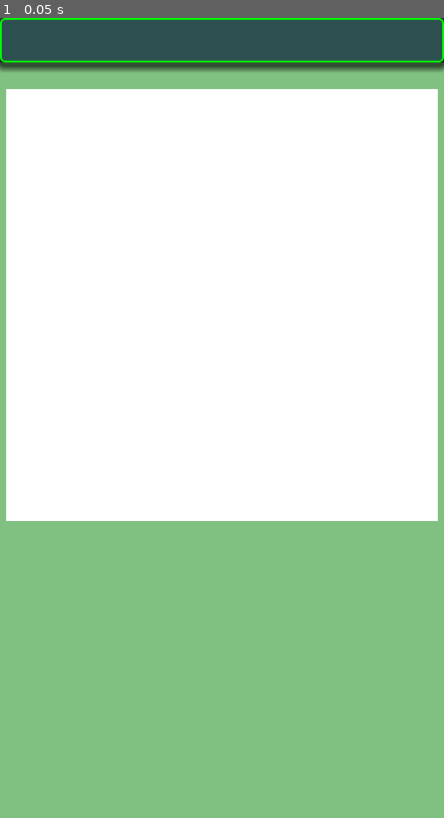
Above: before the commit, frame 1.
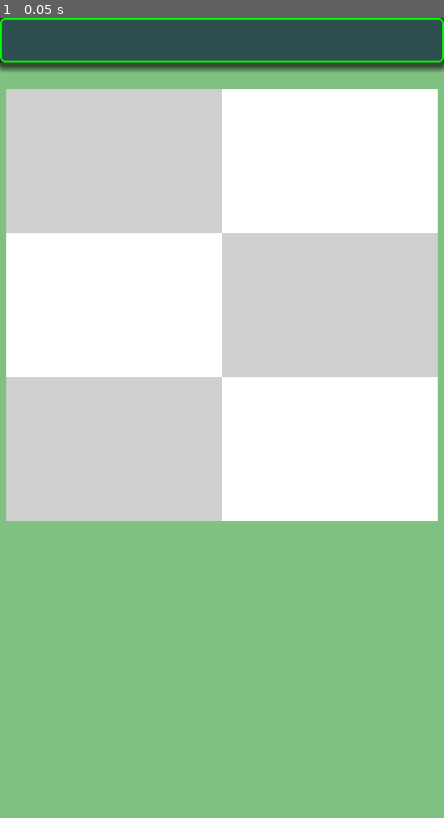
Above: after the commit, the same moment.

Repository: vivisuke/GD4KillerSudoku6
Game: Godot game, scene res://main_scene.tscn
Two runs of this game, one before a commit and one after it. Both use one fixed random seed, a clock stepped at 60 frames per second and the inputs below.
Inputs:
- Up to frame 1 (0.05 s): no input

The runs differ from the first frame. In frame 1, 26% of the frame differs, in the area x 1-99%, y 8-63%.

Commit message:
0005 ◎ C 04/03 04/03 0.001│ToDo│盤面背景描画

Diff:
--- a/GD4KillerSudoku6/main_scene.tscn
+++ b/GD4KillerSudoku6/main_scene.tscn
@@ -1,6 +1,7 @@
-[gd_scene load_steps=2 format=3 uid="uid://df63unibnxvr5"]
+[gd_scene load_steps=3 format=3 uid="uid://df63unibnxvr5"]
 
 [ext_resource type="Script" path="res://scripts/TitleBar.gd" id="1_ltfgv"]
+[ext_resource type="Script" path="res://scripts/Board.gd" id="2_n82ed"]
 
 [node name="MainScene" type="Node2D"]
 
@@ -20,3 +21,4 @@
 offset_top = 80.0
 offset_right = 493.0
 offset_bottom = 566.0
+script = ExtResource("2_n82ed")
--- /dev/null
+++ b/GD4KillerSudoku6/scripts/Board.gd
@@ -0,0 +1,38 @@
+extends ColorRect
+
+const N_VERT = 6
+const N_HORZ = 6
+const N_CELLS = N_HORZ * N_VERT
+const CELL_WIDTH = 81
+const CELL_WIDTH3 = CELL_WIDTH/3
+const CELL_WIDTH4 = CELL_WIDTH/4
+
+const BOARD_WIDTH = CELL_WIDTH * N_HORZ
+const BOX_WIDTH = CELL_WIDTH * N_HORZ / 2
+const BOX_HEIGHT = CELL_WIDTH * N_VERT / 3
+
+const COL = Color("#d0d0d0")
+const MEMO_COL = Color("#ffff00")		# 黄色
+
+var memo_labels = []		# メモ（候補数字）用ラベル配列（２次元）
+var cur_num = -1
+
+#onready var g = get_node("/root/Global")
+
+func _ready():
+	pass # Replace with function body.
+
+func _draw():
+	draw_rect(Rect2(0, 0, BOX_WIDTH, BOX_HEIGHT), COL)
+	draw_rect(Rect2(BOX_WIDTH, BOX_HEIGHT, BOX_WIDTH, BOX_HEIGHT), COL)
+	draw_rect(Rect2(0, BOX_HEIGHT*2, BOX_WIDTH, BOX_HEIGHT), COL)
+	# 候補数字背景強調
+	#if cur_num > 0 && memo_labels != []:
+	#	for ix in range(N_CELLS):
+	#		if memo_labels[ix][cur_num-1].text != "":
+	#			var x = ix % N_HORZ
+	#			var y = ix / N_HORZ
+	#			var h = (cur_num - 1) % 3
+	#			var v = (cur_num - 1) / 3
+	#			var pos = g.memo_label_pos(x*CELL_WIDTH, y*CELL_WIDTH, h, v) - Vector2(1, 4)
+	#			draw_rect(Rect2(pos, Vector2(CELL_WIDTH4, CELL_WIDTH3)), MEMO_COL)
Not shown, changed: GD4KillerSudoku6.spr
